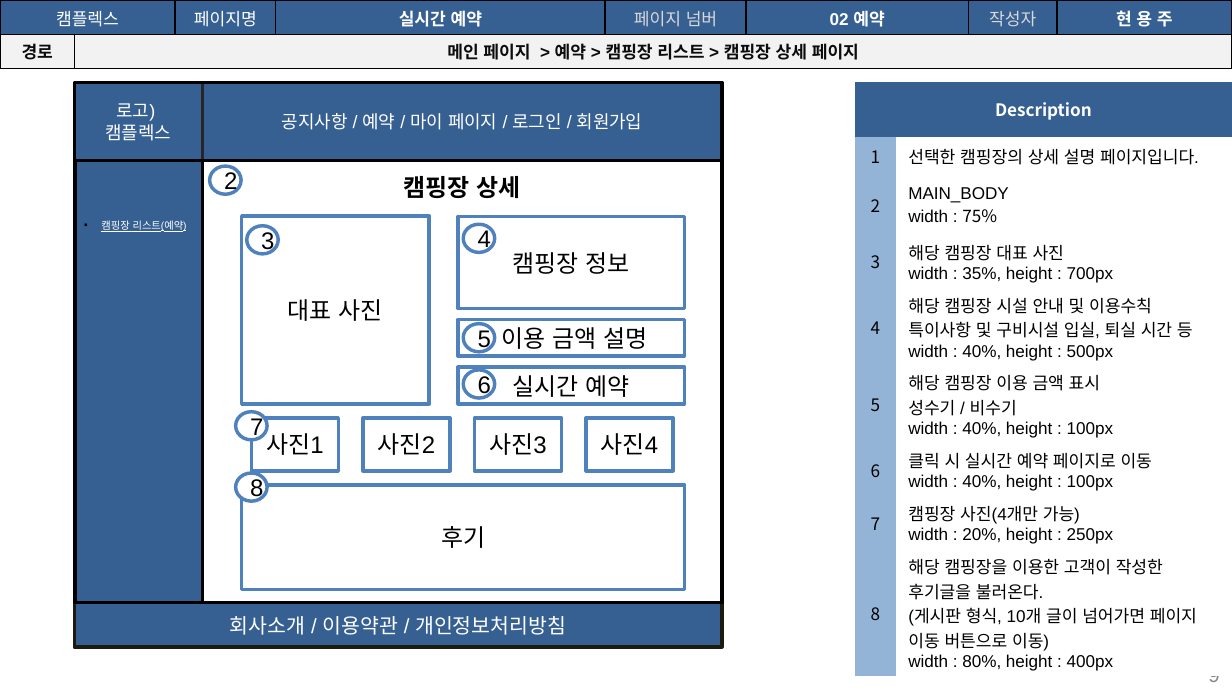
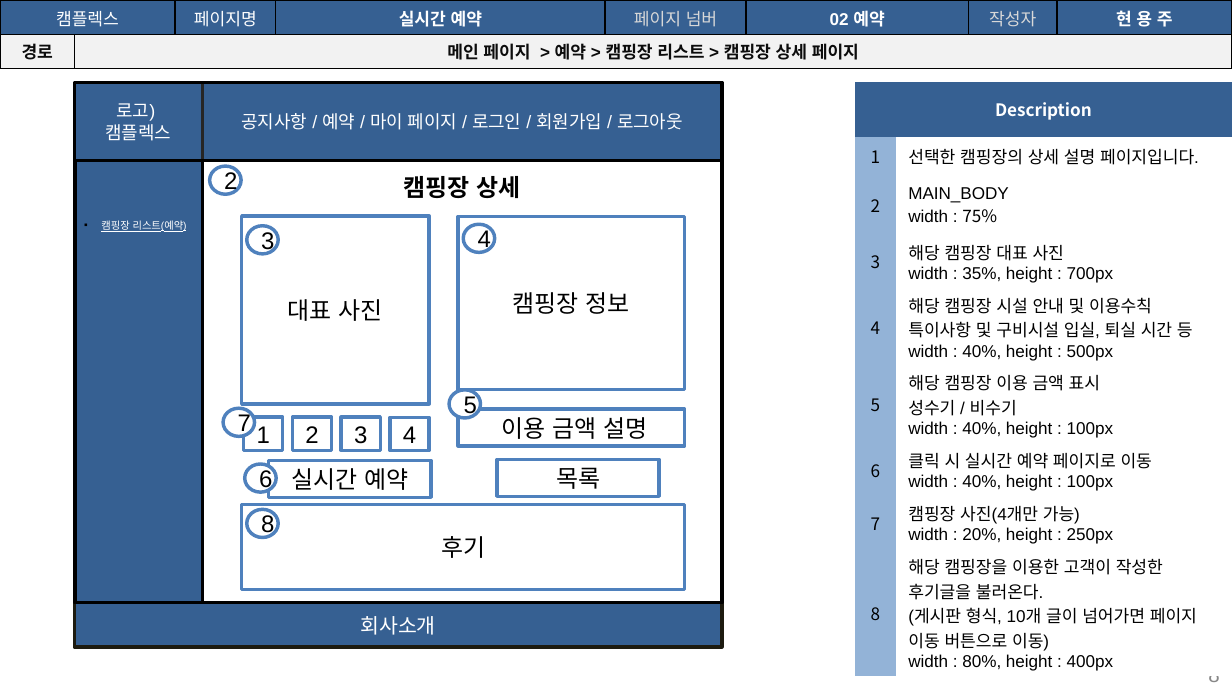
Before and after one commit to seoulsudal/CamFlexProject, a slide deck: slide 8 of 프로젝트 산출물/9. 스토리보드/캠플렉스 사용자_스토리보드.pptx (slide 9 before the commit). Drawn at 1232x693 pixels with LibreOffice and Linux fonts; fonts in the diff are those of the drawing. Boxes give left, top, right and bottom in pixels: in the first picture for what was removed or moved away, otherwise in the second. Text is boxed around its words. In the diff, an @@ line names an element or a change of style, - is before the commit and + after.

Commit message:
사용자 스토리보드 수정(회원 및 마이페이지 추가 수정 요망

```diff
--- a/프로젝트 산출물/9. 스토리보드/캠플렉스 사용자_스토리보드.pptx
+++ b/프로젝트 산출물/9. 스토리보드/캠플렉스 사용자_스토리보드.pptx
@@ text in rectangle at [242, 113, 683, 130]: text changed @@
-공지사항 / 예약 / 마이 페이지 / 로그인 / 회원가입
+공지사항 / 예약 / 마이 페이지 / 로그인 / 회원가입 / 로그아웃
@@ rectangle "캠핑장 정보": place and size @@
-rectangle "캠핑장 정보" at [458, 217, 685, 309]
+rectangle "캠핑장 정보" at [458, 217, 685, 391]
@@ ellipse "5": place and size @@
-ellipse "5" at [463, 324, 495, 352]
+ellipse "5" at [448, 389, 480, 418]
@@ ellipse "7": place and size @@
-ellipse "7" at [235, 411, 267, 440]
+ellipse "7" at [223, 408, 255, 436]
@@ rectangle "1": place and size @@
-rectangle "1" at [251, 418, 339, 471]
+rectangle "1" at [244, 418, 283, 451]
@@ rectangle "2": place and size @@
-rectangle "2" at [363, 418, 451, 471]
+rectangle "2" at [292, 418, 331, 451]
@@ rectangle "3": place and size @@
-rectangle "3" at [474, 418, 562, 471]
+rectangle "3" at [341, 418, 381, 451]
@@ rectangle added at [391, 418, 430, 451], fill #FFFFFF, outline #4F81BD 2 pt, 14 pt, text #000000 @@
+4
@@ rectangle "이용 금액 설명": place and size @@
-rectangle "이용 금액 설명" at [458, 319, 685, 356]
+rectangle "이용 금액 설명" at [458, 409, 685, 446]
@@ rectangle removed at [586, 418, 674, 471] @@
-사진4
@@ text in rectangle at [257, 426, 270, 443]: text changed @@
-사진1
+1
@@ text in rectangle at [305, 426, 318, 443]: text changed @@
-사진2
+2
@@ text in rectangle at [354, 426, 367, 444]: text changed @@
-사진3
+3
@@ ellipse "6": place and size @@
-ellipse "6" at [463, 370, 495, 398]
+ellipse "6" at [245, 464, 277, 493]
@@ rectangle "실시간 예약": place and size @@
-rectangle "실시간 예약" at [458, 367, 685, 404]
+rectangle "실시간 예약" at [269, 461, 431, 498]
@@ rectangle added at [496, 460, 659, 496], fill #FFFFFF, outline #4F81BD 2 pt, 14 pt, text #000000 @@
+목록
@@ rectangle "후기": place and size @@
-rectangle "후기" at [241, 485, 685, 590]
+rectangle "후기" at [241, 504, 685, 589]
@@ ellipse "8": place and size @@
-ellipse "8" at [235, 473, 267, 501]
+ellipse "8" at [246, 509, 278, 537]
@@ text in rectangle at [360, 616, 435, 635]: text changed @@
-회사소개 / 이용약관 / 개인정보처리방침
+회사소개
@@ page number at [1208, 676, 1219, 682]: text changed @@
-9
+8
```
Also in this commit, not shown: 19 other slides changed, 3 slides added, 4 slides removed.
